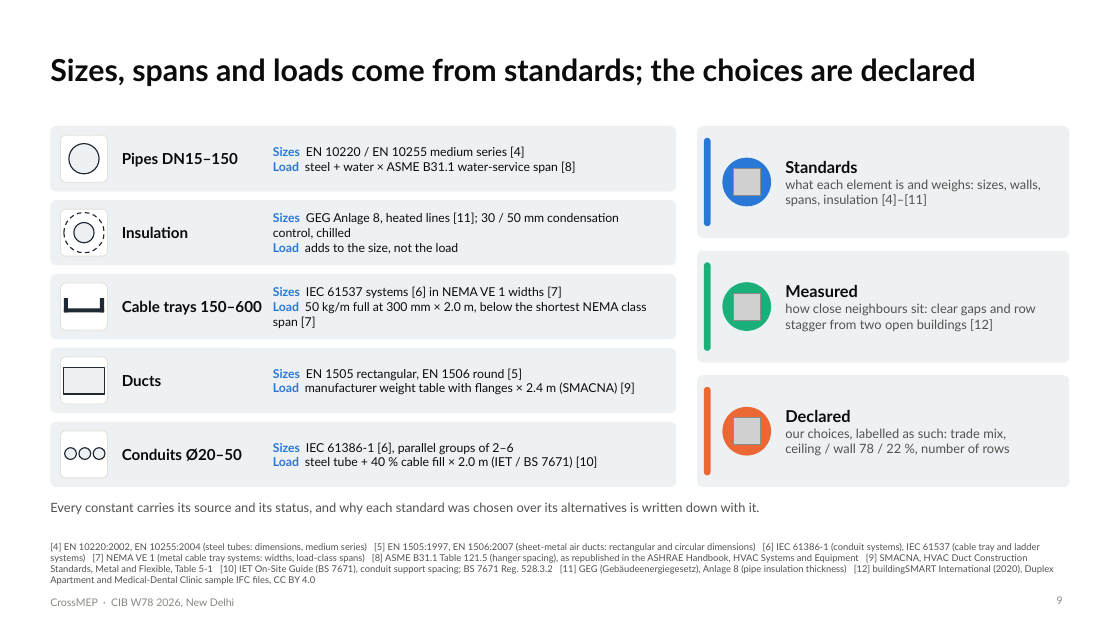
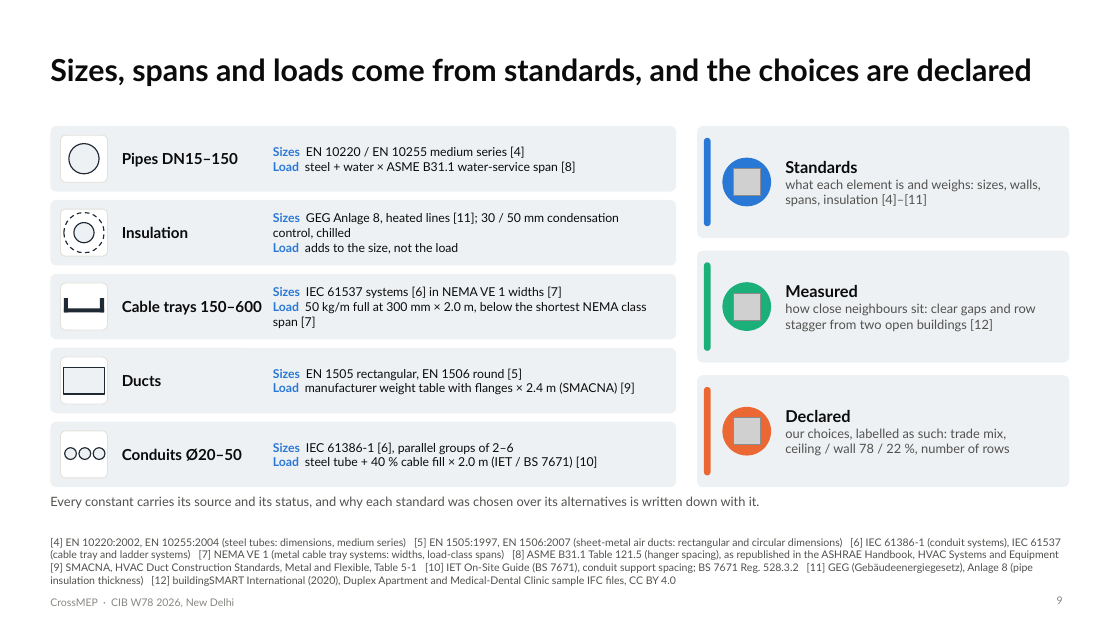
Before and after one commit to lavinia-ped/CrossMEP_Dataset, a slide deck: slide 9 of docs/CrossMEP_CIBW78_talk.pptx. Drawn at 1120x630 pixels with LibreOffice and Linux fonts; fonts in the diff are those of the drawing; grey boxes stand for pictures. Boxes give left, top, right and bottom in pixels: in the first picture for what was removed or moved away, otherwise in the second. Text is boxed around its words. In the diff, an @@ line names an element or a change of style, - is before the commit and + after.

Commit message:
Talk: titles without semicolons, closing slide with takeaway tiles, Aptos Mono for code, 9 pt reference lines

```diff
--- a/docs/CrossMEP_CIBW78_talk.pptx
+++ b/docs/CrossMEP_CIBW78_talk.pptx
@@ title at <box>50,58,1032,86</box>: text changed @@
-Sizes, spans and loads come from standards; the choices are declared
+Sizes, spans and loads come from standards, and the choices are declared
@@ text "Every constant carries its source ...": place and size @@
-text "Every constant carries its source ..." at <box>50,502,760,514</box>
+text "Every constant carries its source ..." at <box>50,496,760,508</box>
@@ text "[4] EN 10220:2002, EN 10255:2004 ..." at <box>50,538,1061,586</box>: size 8 to 9 pt @@
```
Also in this commit, not shown: 11 other slides changed, 5 other files.
